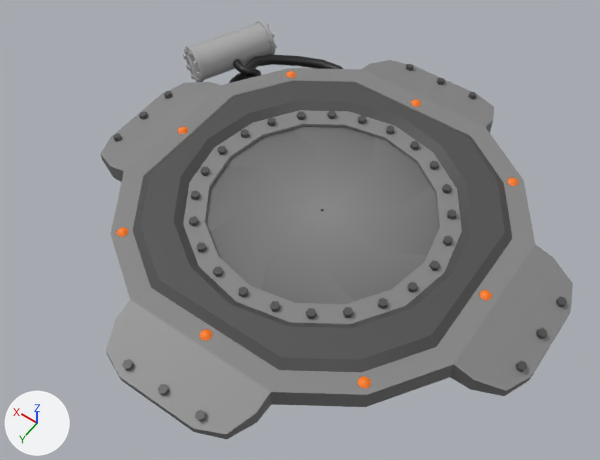
The glTF model Blends/prop-jump-pad.glb as it was, and as the next commit left it.
Camera for both pictures: a 50 mm lens placed at (-2.47, 3.78, 5.65), pointed at (0.07, 0.24, 0.07). The axes (+X, +Y, +Z) are drawn at lower left. The lights are the same throughout. Where no turn or scale is listed for an object, it has been applied to the vertices.

The scene before the commit, as lines of its bpy script (objects in view):
```python
ob_prop_jump_pad_blade = bpy.data.objects.new('prop-jump-pad-blade', me_prop_jump_pad_001)
ob_prop_jump_pad_blade.location = (0.0, -1.396, 0.13)
ob_prop_jump_pad_blade_001 = bpy.data.objects.new('prop-jump-pad-blade.001', me_prop_jump_pad_002)
ob_prop_jump_pad_blade_001.location = (-0.987, -0.987, 0.13)
ob_prop_jump_pad_blade_002 = bpy.data.objects.new('prop-jump-pad-blade.002', me_prop_jump_pad_003)
ob_prop_jump_pad_blade_002.location = (-1.396, 0.0, 0.13)
ob_prop_jump_pad_blade_003 = bpy.data.objects.new('prop-jump-pad-blade.003', me_prop_jump_pad_004)
ob_prop_jump_pad_blade_003.location = (-0.987, 0.987, 0.13)
ob_prop_jump_pad_blade_004 = bpy.data.objects.new('prop-jump-pad-blade.004', me_prop_jump_pad_005)
ob_prop_jump_pad_blade_004.location = (0.0, 1.396, 0.13)
ob_prop_jump_pad_blade_005 = bpy.data.objects.new('prop-jump-pad-blade.005', me_prop_jump_pad_006)
ob_prop_jump_pad_blade_005.location = (0.987, 0.987, 0.13)
ob_prop_jump_pad_blade_006 = bpy.data.objects.new('prop-jump-pad-blade.006', me_prop_jump_pad_007)
ob_prop_jump_pad_blade_006.location = (1.396, 0.0, 0.13)
ob_prop_jump_pad_blade_007 = bpy.data.objects.new('prop-jump-pad-blade.007', me_prop_jump_pad_008)
ob_prop_jump_pad_blade_007.location = (0.987, -0.987, 0.13)
ob_prop_jump_pad_details = bpy.data.objects.new('prop-jump-pad-details', me_prop_jump_pad_details)
ob_prop_jump_pad_details.parent = ob_prop_jump_pad
ob_prop_jump_pad_details.location = (0.0, 0.0, 0.0)
# also in view: 'prop-jump-pad' at (0.0, 0.0, 0.13)
```
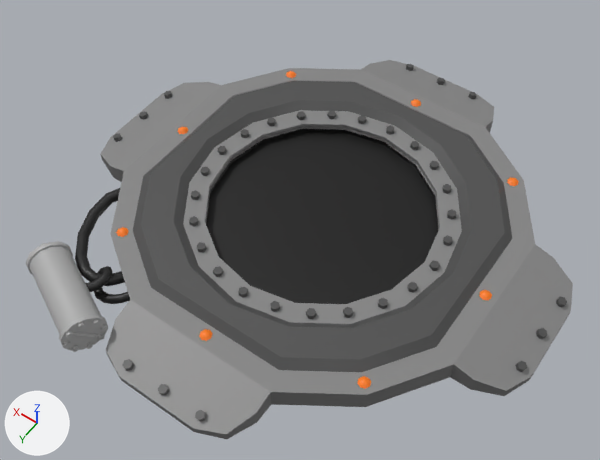
What differs and where, as boxes (x1, y1, x2, y2) in the pictures (600 x 460 px):
'prop-jump-pad-details', turned: before (113, 21, 567, 422); after (26, 64, 567, 422)
'prop-jump-pad-blade', deleted: before (262, 210, 354, 304)
'prop-jump-pad-blade.007', deleted: before (317, 211, 427, 301)
'prop-jump-pad-blade.001', deleted: before (209, 205, 321, 290)
'prop-jump-pad-blade.006', deleted: before (322, 186, 439, 256)
'prop-jump-pad-blade.002', deleted: before (205, 166, 322, 232)
'prop-jump-pad-blade.005', deleted: before (324, 137, 431, 214)
'prop-jump-pad-blade.003', deleted: before (225, 129, 327, 210)
'prop-jump-pad-blade.004', deleted: before (294, 126, 375, 210)

The change, as a diff of the scene's bpy script:
```diff
--- a/Blends/prop-jump-pad.glb.py
+++ b/Blends/prop-jump-pad.glb.py
@@ ob_prop_jump_pad_blade @@
-ob_prop_jump_pad_blade = bpy.data.objects.new('prop-jump-pad-blade', me_prop_jump_pad_001)
-ob_prop_jump_pad_blade.location = (0.0, -1.396, 0.13)
@@ ob_prop_jump_pad_blade_001 @@
-ob_prop_jump_pad_blade_001 = bpy.data.objects.new('prop-jump-pad-blade.001', me_prop_jump_pad_002)
-ob_prop_jump_pad_blade_001.location = (-0.987, -0.987, 0.13)
@@ ob_prop_jump_pad_blade_002 @@
-ob_prop_jump_pad_blade_002 = bpy.data.objects.new('prop-jump-pad-blade.002', me_prop_jump_pad_003)
-ob_prop_jump_pad_blade_002.location = (-1.396, 0.0, 0.13)
@@ ob_prop_jump_pad_blade_003 @@
-ob_prop_jump_pad_blade_003 = bpy.data.objects.new('prop-jump-pad-blade.003', me_prop_jump_pad_004)
-ob_prop_jump_pad_blade_003.location = (-0.987, 0.987, 0.13)
@@ ob_prop_jump_pad_blade_004 @@
-ob_prop_jump_pad_blade_004 = bpy.data.objects.new('prop-jump-pad-blade.004', me_prop_jump_pad_005)
-ob_prop_jump_pad_blade_004.location = (0.0, 1.396, 0.13)
@@ ob_prop_jump_pad_blade_005 @@
-ob_prop_jump_pad_blade_005 = bpy.data.objects.new('prop-jump-pad-blade.005', me_prop_jump_pad_006)
-ob_prop_jump_pad_blade_005.location = (0.987, 0.987, 0.13)
@@ ob_prop_jump_pad_blade_006 @@
-ob_prop_jump_pad_blade_006 = bpy.data.objects.new('prop-jump-pad-blade.006', me_prop_jump_pad_007)
-ob_prop_jump_pad_blade_006.location = (1.396, 0.0, 0.13)
@@ ob_prop_jump_pad_blade_007 @@
-ob_prop_jump_pad_blade_007 = bpy.data.objects.new('prop-jump-pad-blade.007', me_prop_jump_pad_008)
-ob_prop_jump_pad_blade_007.location = (0.987, -0.987, 0.13)
@@ ob_prop_jump_pad_details @@
 ob_prop_jump_pad_details.location = (0.0, 0.0, 0.0)
+ob_prop_jump_pad_details.rotation_euler = (0.0, 0.0, 1.571)  # degrees (0, 0, 90)
```
